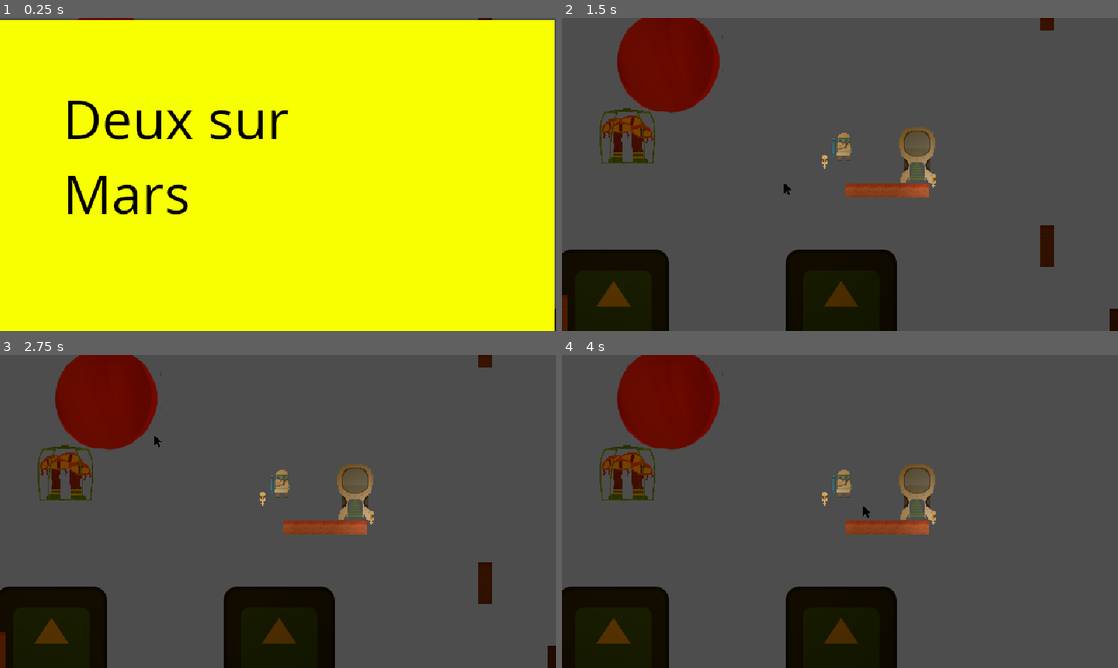
Above: before the commit, frames 1-4 (two rows, left to right).
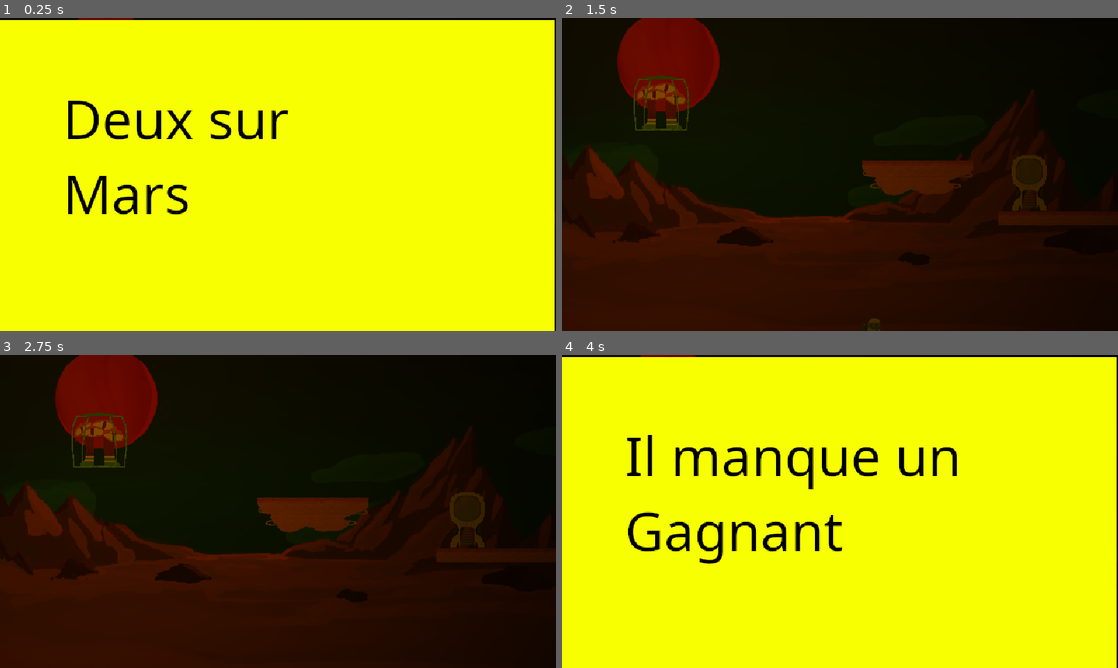
Above: after the commit, the same moments.

Repository: LeResteDuMonde/GameJamPSU
Game: Godot game, scene res://scene/Main.tscn
Two runs of this game, one before a commit and one after it. Both use one fixed random seed, a clock stepped at 60 frames per second and the inputs below. The engine's default icon, where the game draws it, is replaced by a stand-in: a white triangle on a blue panel in a dark square.
Inputs (mouse positions are in pixels of both pictures, inside the frame that each line leads up to):
- Up to frame 1 (0.25 s): no input
- Up to frame 2 (1.5 s): tap Enter at 0.5 s; move the mouse to (962, 158) at 0.52 s; hold D (right) from 0.53 s (still down); click (962, 158) at 0.6 s; tap Space (jump) at 0.77 s; move the mouse to (728, 190) at 1.27 s; click (728, 190) at 1.35 s
- Up to frame 3 (2.75 s): tap Space (jump) at 1.52 s; move the mouse to (333, 442) at 2.02 s; release D (right) at 2.03 s; hold A (left) from 2.03 s (still down); click (333, 442) at 2.1 s
- Up to frame 4 (4 s): move the mouse to (812, 574) at 2.77 s; release A (left) at 2.78 s; hold D (right) from 2.78 s (still down); click (812, 574) at 2.85 s; tap Space (jump) at 3.02, 3.77 s; move the mouse to (1006, 558) at 3.52 s; click (1006, 558) at 3.6 s

The runs differ from the first frame. In frame 1, 0.8% of the frame differs, in the area x 0-100%, y 0-93%; in frame 2, 93%; in frame 3, 93%; in frame 4, 100%, in the area x 0-100%, y 0-100%.

Commit message:
main

Diff:
--- /dev/null
+++ b/MainBACKUP.tscn
@@ -0,0 +1,62 @@
+[gd_scene load_steps=9 format=3 uid="uid://r2jg2qa78ljk"]
+
+[ext_resource type="Texture2D" uid="uid://hsu4ai50ifts" path="res://sprite/background.png" id="1_l5pop"]
+[ext_resource type="PackedScene" uid="uid://c81jqkjhumv0x" path="res://scene/Platform.tscn" id="2_0kt5r"]
+[ext_resource type="PackedScene" uid="uid://7keiadubnxu6" path="res://scene/MoovingPlatform.tscn" id="3_xpinx"]
+[ext_resource type="PackedScene" uid="uid://clx0tvtrn2uj6" path="res://scene/CagedMonster.tscn" id="4_fyho0"]
+[ext_resource type="PackedScene" uid="uid://3n3atoqehe5u" path="res://scene/Player.tscn" id="6_8xxdl"]
+[ext_resource type="PackedScene" uid="uid://dcap0fd4yk14k" path="res://scene/Level.tscn" id="7_xwwtp"]
+[ext_resource type="PackedScene" uid="uid://cnt7ywbo2jfs7" path="res://scene/Sun.tscn" id="8_n0wvk"]
+[ext_resource type="PackedScene" uid="uid://dbcd6fr84pr3u" path="res://scene/Lamp.tscn" id="9_h6385"]
+
+[node name="Main" type="Node2D"]
+position = Vector2(2, -2)
+
+[node name="Background" type="Sprite2D" parent="."]
+z_index = -100
+texture = ExtResource("1_l5pop")
+
+[node name="Camera" type="Camera2D" parent="."]
+
+[node name="Platform5" parent="." instance=ExtResource("2_0kt5r")]
+position = Vector2(-392, 150)
+
+[node name="Platform4" parent="." instance=ExtResource("2_0kt5r")]
+position = Vector2(-523, 150)
+
+[node name="Platform3" parent="." instance=ExtResource("2_0kt5r")]
+position = Vector2(-261, 150)
+
+[node name="Platform2" parent="." instance=ExtResource("2_0kt5r")]
+position = Vector2(165, -244)
+
+[node name="Platform" parent="." instance=ExtResource("2_0kt5r")]
+
+[node name="MoovingPlatform" parent="." instance=ExtResource("3_xpinx")]
+visible = false
+position = Vector2(339, 74)
+
+[node name="CagedMonster" parent="." instance=ExtResource("4_fyho0")]
+position = Vector2(-254, -41)
+
+[node name="Player" parent="." instance=ExtResource("6_8xxdl")]
+position = Vector2(0, -32)
+
+[node name="Level" parent="." instance=ExtResource("7_xwwtp")]
+
+[node name="CanvasModulate" type="CanvasModulate" parent="."]
+color = Color(0, 0, 0, 1)
+
+[node name="Lights" type="Node2D" parent="."]
+
+[node name="Sun" parent="Lights" instance=ExtResource("8_n0wvk")]
+position = Vector2(-198, -128)
+
+[node name="Lamp" parent="Lights" instance=ExtResource("9_h6385")]
+position = Vector2(-18, -15)
+
+[node name="Lamp4" parent="Lights" instance=ExtResource("9_h6385")]
+position = Vector2(107, 7)
+
+[node name="UI" type="CanvasLayer" parent="."]
+follow_viewport_enabled = true
--- a/scene/Cursor.tscn
+++ b/scene/Cursor.tscn
@@ -1,20 +1,28 @@
-[gd_scene load_steps=4 format=3 uid="uid://b8tfkx4yebvud"]
+[gd_scene load_steps=5 format=3 uid="uid://b8tfkx4yebvud"]
 
 [ext_resource type="Script" path="res://script/cursor.gd" id="1_7n3nm"]
-[ext_resource type="Texture2D" uid="uid://ca7bcubed76bo" path="res://sprite/cursor.png" id="2_p1oyv"]
+[ext_resource type="Texture2D" uid="uid://dh81wmabyepc6" path="res://sprite/pointer.png" id="2_1ictm"]
+[ext_resource type="Texture2D" uid="uid://bqodcy5pq11u6" path="res://sprite/pointLight.webp" id="3_va3o6"]
 
 [sub_resource type="RectangleShape2D" id="RectangleShape2D_pfjvf"]
-size = Vector2(9, 15.25)
+size = Vector2(12, 12)
 
 [node name="Cursor" type="Node2D"]
 script = ExtResource("1_7n3nm")
 
 [node name="Sprite2D" type="Sprite2D" parent="."]
-scale = Vector2(0.01, 0.01)
-texture = ExtResource("2_p1oyv")
+position = Vector2(2, 2)
+texture = ExtResource("2_1ictm")
 
 [node name="Area2D" type="Area2D" parent="."]
 
 [node name="CollisionShape2D" type="CollisionShape2D" parent="Area2D"]
-position = Vector2(0.5, 0.375)
+light_mask = 512
+position = Vector2(-6, -6)
 shape = SubResource("RectangleShape2D_pfjvf")
+
+[node name="PointLight2D" type="PointLight2D" parent="."]
+color = Color(0, 1, 1, 1)
+energy = 0.5
+texture = ExtResource("3_va3o6")
+texture_scale = 0.7
--- a/scene/Level.tscn
+++ b/scene/Level.tscn
@@ -1,8 +1,27 @@
-[gd_scene load_steps=2 format=3 uid="uid://dcap0fd4yk14k"]
+[gd_scene load_steps=6 format=3 uid="uid://dcap0fd4yk14k"]
 
+[ext_resource type="Texture2D" uid="uid://hsu4ai50ifts" path="res://sprite/background.png" id="1_gsw35"]
 [ext_resource type="Script" path="res://script/tiles.gd" id="1_tuho5"]
+[ext_resource type="PackedScene" uid="uid://7keiadubnxu6" path="res://scene/MoovingPlatform.tscn" id="2_0laq4"]
+[ext_resource type="PackedScene" uid="uid://clx0tvtrn2uj6" path="res://scene/CagedMonster.tscn" id="4_pbh4t"]
+[ext_resource type="PackedScene" uid="uid://dn6nb5cwjnt1m" path="res://scene/StarShip.tscn" id="5_r73mh"]
 
 [node name="Level" type="Node2D"]
 
+[node name="Background" type="Sprite2D" parent="."]
+z_index = -100
+texture = ExtResource("1_gsw35")
+
 [node name="Tiles" type="Node2D" parent="."]
 script = ExtResource("1_tuho5")
+
+[node name="MoovingPlatform" parent="." instance=ExtResource("2_0laq4")]
+
+[node name="CagedMonster" parent="." instance=ExtResource("4_pbh4t")]
+position = Vector2(-215, -79)
+
+[node name="StarShip" parent="." instance=ExtResource("5_r73mh")]
+position = Vector2(217, -32)
+
+[node name="PlayerSpawn" type="Node2D" parent="."]
+position = Vector2(-210, -152)
--- a/scene/Main.tscn
+++ b/scene/Main.tscn
@@ -1,42 +1,18 @@
-[gd_scene load_steps=9 format=3 uid="uid://r2jg2qa78ljk"]
+[gd_scene load_steps=5 format=3 uid="uid://dcdhxxpw0lxee"]
 
 [ext_resource type="PackedScene" uid="uid://3n3atoqehe5u" path="res://scene/Player.tscn" id="1_5qlf1"]
-[ext_resource type="PackedScene" uid="uid://c81jqkjhumv0x" path="res://scene/Platform.tscn" id="2_kb0mr"]
-[ext_resource type="PackedScene" uid="uid://7keiadubnxu6" path="res://scene/MoovingPlatform.tscn" id="5_x6sdr"]
-[ext_resource type="PackedScene" uid="uid://clx0tvtrn2uj6" path="res://scene/CagedMonster.tscn" id="6_3gsa4"]
-[ext_resource type="PackedScene" uid="uid://dn6nb5cwjnt1m" path="res://scene/StarShip.tscn" id="7_l1aai"]
 [ext_resource type="PackedScene" uid="uid://dcap0fd4yk14k" path="res://scene/Level.tscn" id="8_gc05f"]
+[ext_resource type="Texture2D" uid="uid://hsu4ai50ifts" path="res://sprite/background.png" id="9_whwrj"]
 [ext_resource type="PackedScene" uid="uid://cnt7ywbo2jfs7" path="res://scene/Sun.tscn" id="9_y7b7r"]
-[ext_resource type="PackedScene" uid="uid://dbcd6fr84pr3u" path="res://scene/Lamp.tscn" id="10_3stve"]
 
 [node name="Main" type="Node2D"]
 position = Vector2(2, -2)
 
+[node name="Background" type="Sprite2D" parent="."]
+z_index = -100
+texture = ExtResource("9_whwrj")
+
 [node name="Camera" type="Camera2D" parent="."]
-
-[node name="Platform5" parent="." instance=ExtResource("2_kb0mr")]
-position = Vector2(-392, 150)
-
-[node name="Platform4" parent="." instance=ExtResource("2_kb0mr")]
-position = Vector2(-523, 150)
-
-[node name="Platform3" parent="." instance=ExtResource("2_kb0mr")]
-position = Vector2(-261, 150)
-
-[node name="Platform2" parent="." instance=ExtResource("2_kb0mr")]
-position = Vector2(165, -244)
-
-[node name="Platform" parent="." instance=ExtResource("2_kb0mr")]
-
-[node name="MoovingPlatform" parent="." instance=ExtResource("5_x6sdr")]
-visible = false
-position = Vector2(339, 74)
-
-[node name="CagedMonster" parent="." instance=ExtResource("6_3gsa4")]
-position = Vector2(-254, -41)
-
-[node name="StarShip" parent="." instance=ExtResource("7_l1aai")]
-position = Vector2(88, -17)
 
 [node name="Player" parent="." instance=ExtResource("1_5qlf1")]
 position = Vector2(0, -32)
@@ -46,16 +22,9 @@
 [node name="CanvasModulate" type="CanvasModulate" parent="."]
 color = Color(0, 0, 0, 1)
 
-[node name="Lights" type="Node2D" parent="."]
-
-[node name="Sun" parent="Lights" instance=ExtResource("9_y7b7r")]
+[node name="Sun" parent="." instance=ExtResource("9_y7b7r")]
+z_index = -90
 position = Vector2(-198, -128)
-
-[node name="Lamp" parent="Lights" instance=ExtResource("10_3stve")]
-position = Vector2(-18, -15)
-
-[node name="Lamp4" parent="Lights" instance=ExtResource("10_3stve")]
-position = Vector2(107, 7)
 
 [node name="UI" type="CanvasLayer" parent="."]
 follow_viewport_enabled = true
--- a/script/manager/gameManager.gd
+++ b/script/manager/gameManager.gd
@@ -127,7 +127,7 @@
 	CursorManager.deleteCursor()
 
 	print("Starting Play Phase for Player", currPlayer)
-	GameManager.main.get_node("CagedMonster").respawn()
+	get_tree().call_group("Monster", "respawn")
 	isPlayPhase = true
 
 	startTimer()
--- a/script/manager/playerManager.gd
+++ b/script/manager/playerManager.gd
@@ -6,7 +6,8 @@
 
 func _ready():
 	player = GameManager.main.get_node("Player")
-	playerInitialPos = player.position
+	playerInitialPos = GameManager.main.get_node("Level/PlayerSpawn").position
+	respawnPlayer()
 
 func movePlayer(delta,direction,jump):
 	if GameManager.isPlayPhase:
--- a/script/tiles.gd
+++ b/script/tiles.gd
@@ -1,9 +1,11 @@
 extends Node
 
 #@export var tileMap : Resource
-var path = "res://tileMap/tileMap.txt"
+var levelID = 1
+var path = "res://tileMap/level" + str(levelID) + ".txt"
 var tileR = preload("res://scene/Tile.tscn")
-var spriteCeiling = preload("res://sprite/groundTile1.png")
+var ceiling = preload("res://sprite/groundTile1.png")
+var sand = preload("res://sprite/sandTile1.png")
 
 const WIDTH = 42
 const HEIGHT = 23
@@ -25,8 +27,9 @@
 				var jM = (j - (WIDTH-1) / 2) * SIZE
 				var pos = Vector2(jM,iM)
 
-				if(tileMap[(i-1)*WIDTH+j] == "0"):
-					t.get_node("Sprite2D").texture = spriteCeiling
+				if(tileMap[(i-1)*WIDTH+j] == "0"): setTex(t,ceiling)
+
+				if(tileID == "s") : setTex(t,sand)
 
 				t.add_to_group("tiles" + tileID)
 				add_child(t)
@@ -34,6 +37,9 @@
 
 	pass # Replace with function body.
 
+func setTex(t,tex):
+	t.get_node("Sprite2D").texture = tex
+
 func loadFile(filePath):
 	var file = FileAccess.open(filePath, FileAccess.READ)
 	var content = file.get_as_text()
Binary file added: sprite/pointer.png
Not shown, added: sprite/pointer.png.import
Binary file added: sprite/sandTile1.png
Not shown, added: sprite/sandTile1.png.import
Not shown, added: tileMap/empty.txt
Not shown, changed: tileMap/level1.txt
